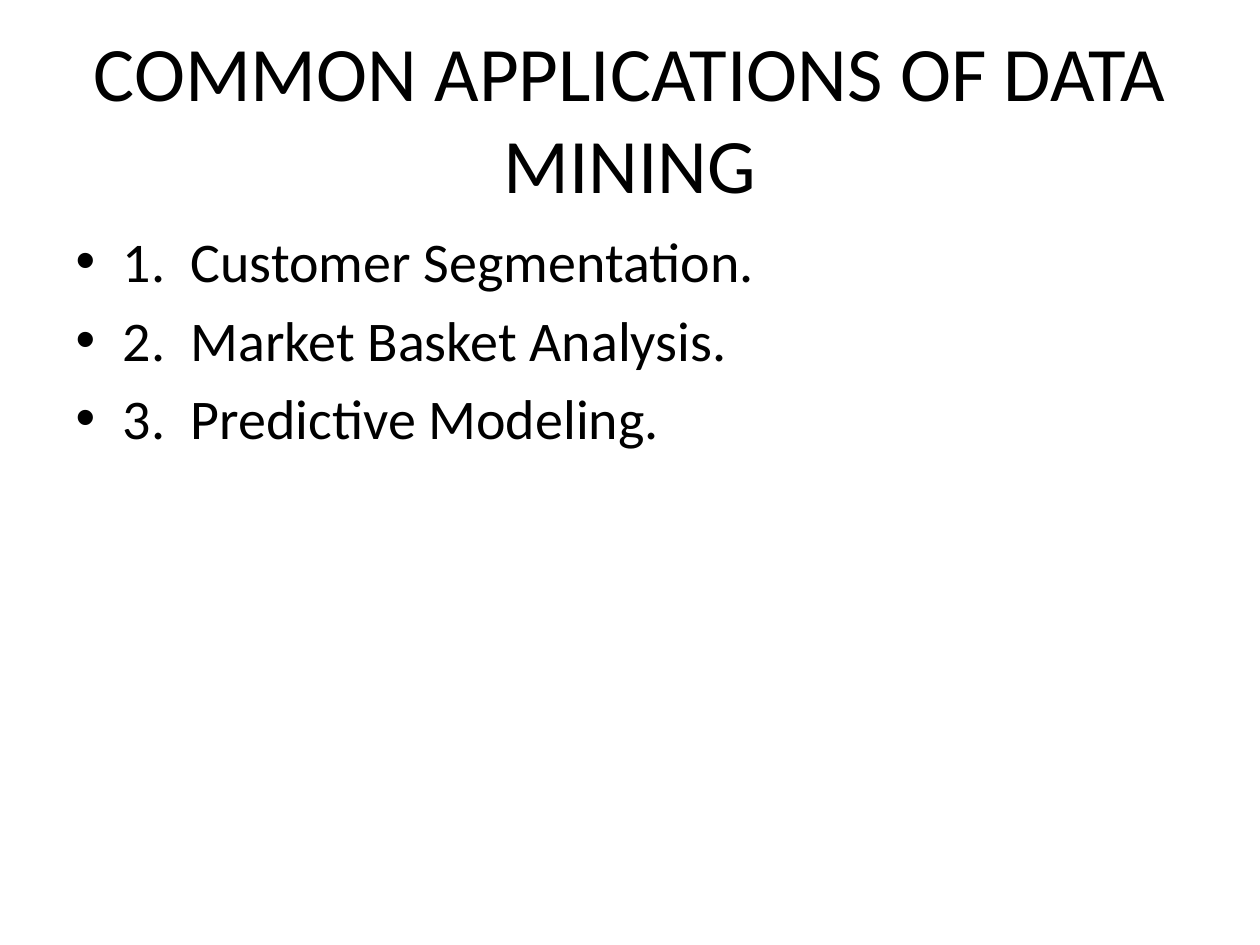
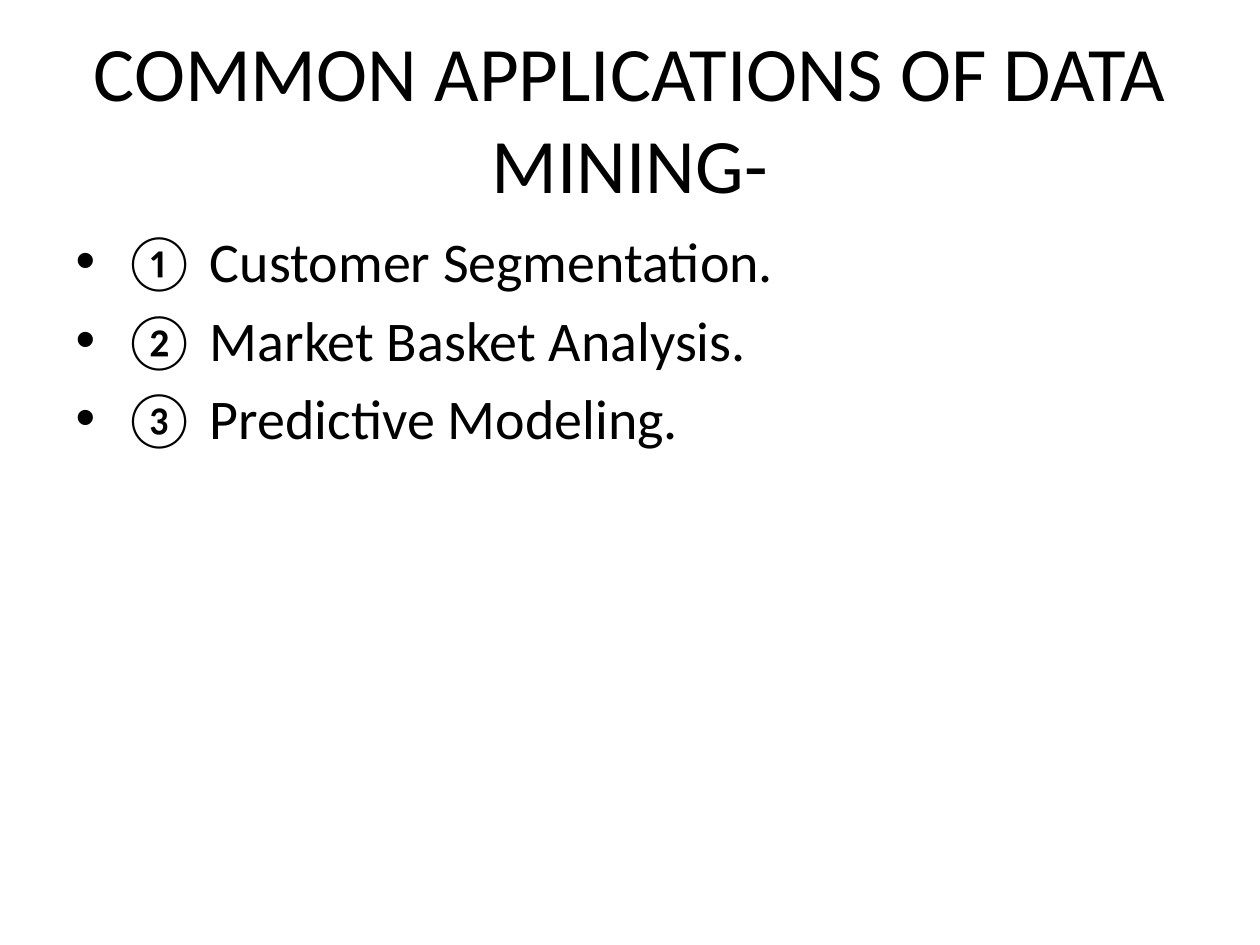
Before and after one commit to Geetanjally/PDF_TO_TEXT, a slide deck: slide 5 of 5_Final_Outputs/Final_Output.pptx. Drawn at 1260x945 pixels with LibreOffice and Linux fonts; fonts in the diff are those of the drawing. Boxes give left, top, right and bottom in pixels: in the first picture for what was removed or moved away, otherwise in the second. Text is boxed around its words. In the diff, an @@ line names an element or a change of style, - is before the commit and + after.

```diff
--- a/5_Final_Outputs/Final_Output.pptx
+++ b/5_Final_Outputs/Final_Output.pptx
@@ title at [94,51,1165,194]: text changed @@
-COMMON APPLICATIONS OF DATA MINING
+COMMON APPLICATIONS OF DATA MINING-
@@ text at [123,237,773,449]: text changed @@
-• 1. Customer Segmentation.
-• 2. Market Basket Analysis.
-• 3. Predictive Modeling.
+• ① Customer Segmentation.
+• ② Market Basket Analysis.
+• ③ Predictive Modeling.
```
Also in this commit, not shown: 3 other slides changed, 8 other files.
